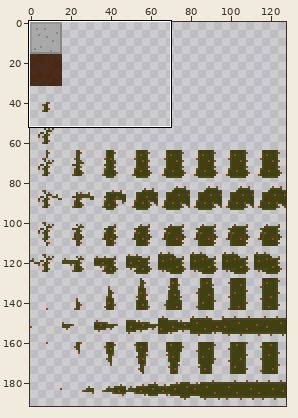
Two states of a sprite sheet, owen's game stuff.png. Above: a wide view before the commit, with the close-up outlined.
Close-up. Before the edit:
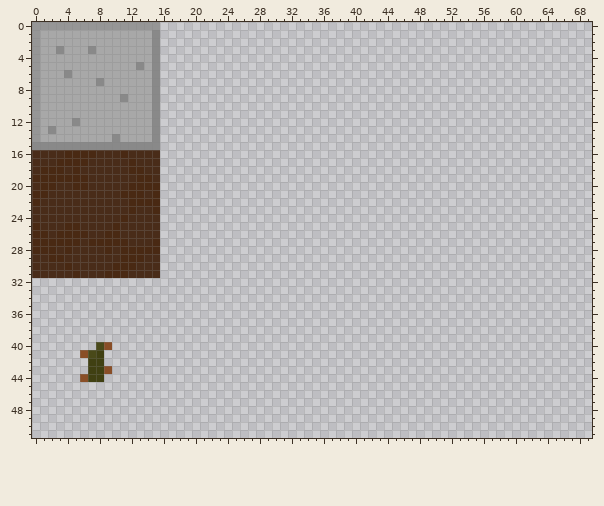
The file is 128x192 pixels. Colours within 5 levels of each other are drawn and written as one. Shown: x 0..69, y 0..51.
And afterwards:
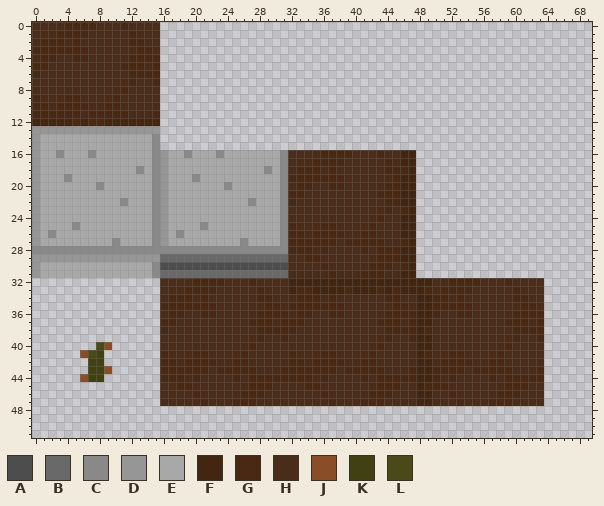
Palette (. is transparent): A #4d4d4d  B #696969  C #898989  D #969696  E #a8a8a8  F #422612  G #492913  H #492c19  J #894e27  K #404012  L #494919
Changes in this commit:
Changed rows in their new state; - is an unchanged pixel.
first column x 0:
 0 HHHHGGGGHHHGHHHH------------------------------------------------
 1 HHHGGGGHHHHHGHHH------------------------------------------------
 2 HGGGHGHHHHHHGGHH------------------------------------------------
 3 GGGGGGGHHHHHHGGH------------------------------------------------
 4 HGGHHGGHHHHHGGGG------------------------------------------------
 5 GGHHHHHHHHHGGGHG------------------------------------------------
 6 GHHHHHHHHHHHGGGG------------------------------------------------
 7 HHHHHHHHHHHHGHHG------------------------------------------------
 8 HHHHHHHHHHHGHHHH------------------------------------------------
 9 GHHHGGHHHHGHHHHH------------------------------------------------
10 GGHGGGGHHGGHHHHH------------------------------------------------
11 GGGGGGHGGGGGHHHG------------------------------------------------
12 FFFFFGFGGFFFFFFF------------------------------------------------
13 -DDDDDDDDDDDDDDD------------------------------------------------
14 ----------E-----------------------------------------------------
15 DEEEEEEEEEEEEEE-------------------------------------------------
16 DEECEEECEEEEEEECDEECEEECEEEEEEECHHHHGGGGHHHGHHFF----------------
17 DEEEEEEEEEEEEEECDEEEEEEEEEEEEEECHHHGGGGHHHHHGHFF----------------
18 DEEEEEEEEEEEECECDEEEEEEEEEEEECECHGGGHGHHHHHHGGGF----------------
19 DEEECEEEEEEEEEECDEEECEEEEEEEEEECGGGGGGGHHHHHHGFF----------------
20 DEEEEEEECEEEEEECDEEEEEEECEEEEEECHGGHHGGHHHHHGGFF----------------
21 DEEEEEEEEEEEEEECDEEEEEEEEEEEEEECGGHHHHHHHHHGGGFF----------------
22 DEEEEEEEEEECEEECDEEEEEEEEEECEEECGHHHHHHHHHHHGGFF----------------
23 DEEEEEEEEEEEEEECDEEEEEEEEEEEEEECHHHHHHHHHHHHGHGF----------------
24 DEEEEEEEEEEEEEECDEEEEEEEEEEEEEECHHHHHHHHHHHGHHFF----------------
25 DEEEECEEEEEEEEECDEEEECEEEEEEEEECGHHHGGHHHHGHHHFF----------------
26 DECEEEEEEEEEEEECDECEEEEEEEEEEEECGGHGGGGHHGGHHHFF----------------
27 DEEEEEEEEECEEEECDEEEEEEEEECEEEECGGGGGGHGGGGGHHGF----------------
28 CCCCCCCCCCCCCCCCCCCCCCCCCCCCCCCCGGGHGHHHHGHGGGFF----------------
29 DDDDDDDDDDDDDDDDBBBBBBBBBBBBBBBBHHGGHHHHHHHGGGFF----------------
30 DEEEEEEEEEEEEEECAAAAAAAAAAAAAAAAHHHHGHHHHHGGGHGF----------------
31 DEEEEEEEEEEEEEECBBBBBBBBBBBBBBBBHHHHHGHHHGGGHHFF----------------
32 ----------------HHHHGGGGHHHGHHHHFFFFFFFFFFFFFFFFFFHHGGGGHHHGHHHH
33 ----------------HHHGGGGHHHHHGHHHFGGFFFFGFFFGFGFFFGHGGGGHHHHHGHHH
34 ----------------HGGGHGHHHHHHGGHHHGGGHGHHHHHHGGHHFFGGHGHHHHHHGGHH
35 ----------------GGGGGGGHHHHHHGGHGGGGGGGHHHHHHGGHFFGGGGGHHHHHHGGH
36 ----------------HGGHHGGHHHHHGGGGHGGHHGGHHHHHGGGGFFGHHGGHHHHHGGGG
37 ----------------GGHHHHHHHHHGGGHGGGHHHHHHHHHGGGHGFFHHHHHHHHHGGGHG
38 ----------------GHHHHHHHHHHHGGGGGHHHHHHHHHHHGGGGFGHHHHHHHHHHGGGG
39 ----------------HHHHHHHHHHHHGHHGHHHHHHHHHHHHGHHGFFHHHHHHHHHHGHHG
40 ----------------HHHHHHHHHHHGHHHHHHHHHHHHHHHGHHHHFFHHHHHHHHHGHHHH
41 ----------------GHHHGGHHHHGHHHHHGHHHGGHHHHGHHHHHFGHHGGHHHHGHHHHH
42 ----------------GGHGGGGHHGGHHHHHGGHGGGGHHGGHHHHHFFHGGGGHHGGHHHHH
43 ----------------GGGGGGHGGGGGHHHGGGGGGGHGGGGGHHHGFFGGGGHGGGGGHHHG
44 ----------------GGGHGHHHHGHGGGGGGGGHGHHHHGHGGGGGFFGHGHHHHGHGGGGG
45 ----------------HHGGHHHHHHHGGGHHHHGGHHHHHHHGGGHHFGGGHHHHHHHGGGHH
46 ----------------HHHHGHHHHHGGGHHHHHHHGHHHHHGGGHHHFFHHGHHHHHGGGHHH
47 ----------------HHHHHGHHHGGGHHHHHHHHHGHHHGGGHHHHFFHHHGHHHGGGHHHH
